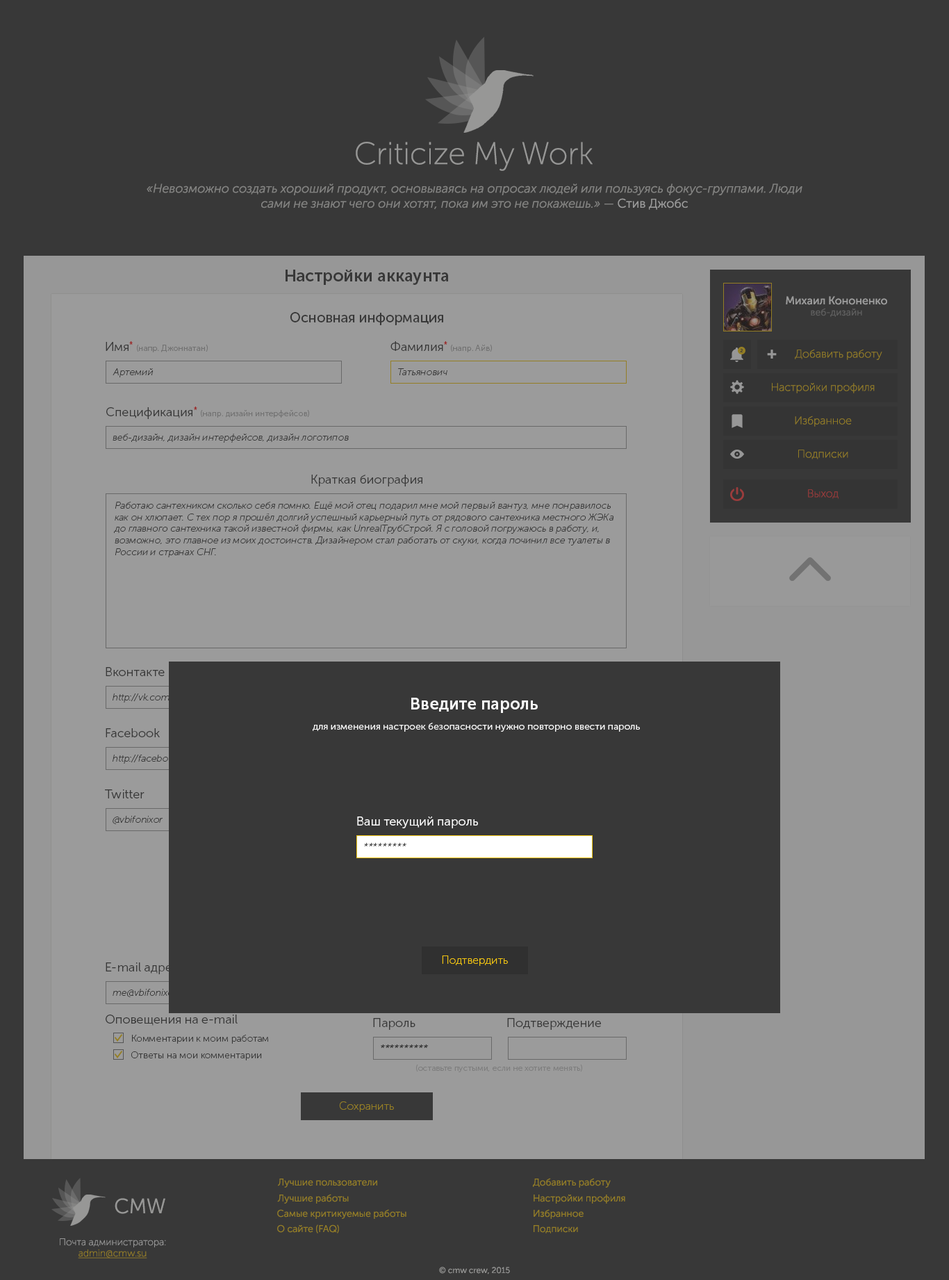
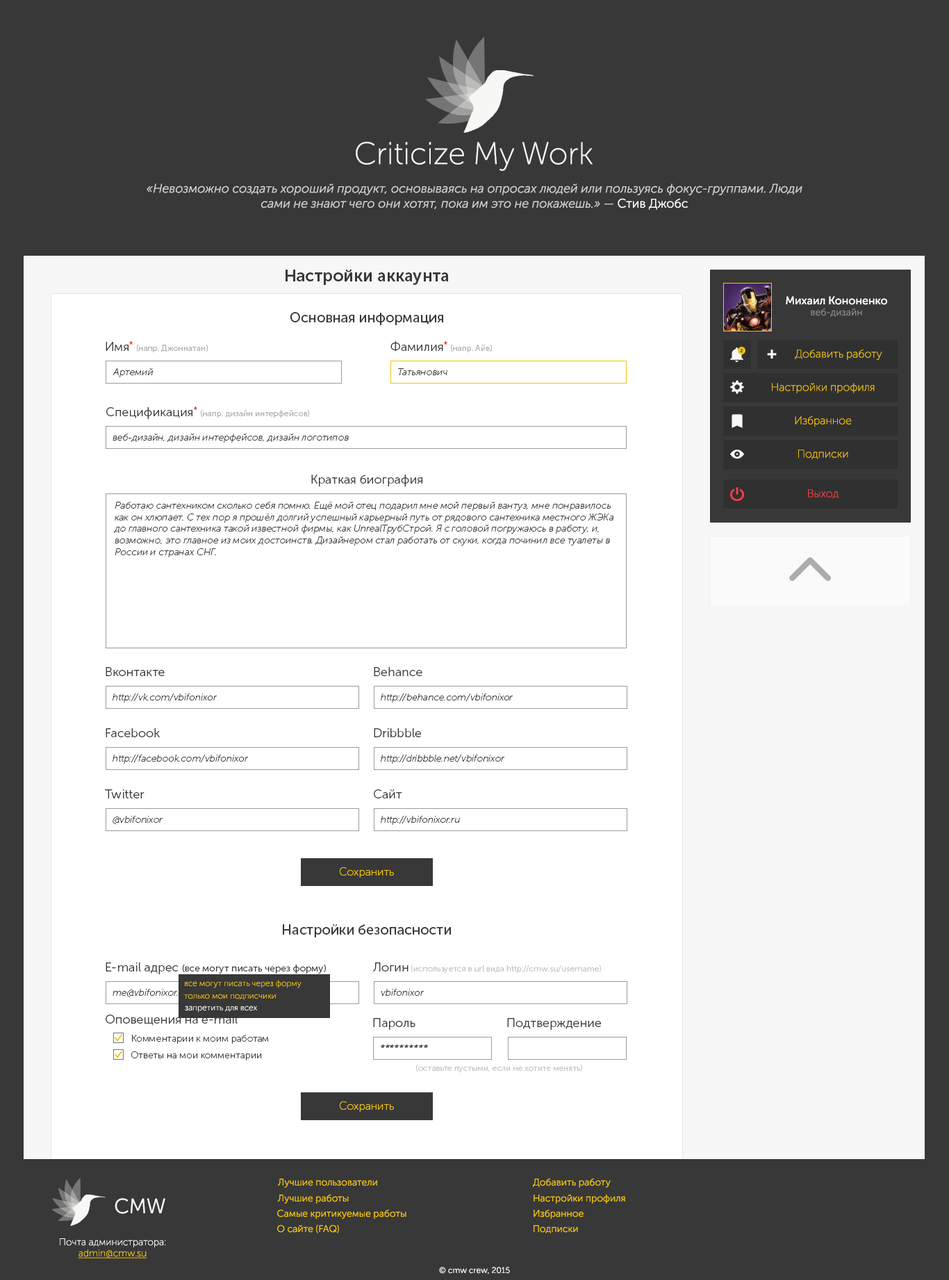
Layer changes from the first 949px x 1280px image to the second:
hid group "modals" (56 layers) over [23, 36, 926, 1275]
hid group "882x504" (13 layers) over [23, 36, 926, 1275]
moved "email" above "Ответы на мои комментарии" over [105, 962, 360, 1019]
hid "E-mail адрес (все могут писать через форму)" (1st of 2, in "wrapper" › "security settings" › "email") over [105, 962, 326, 975]
added group "who open" with 7 layers in group "email" over [105, 962, 331, 1019]
added group "hover" (3rd of 3, in "wrapper" › "security settings" › "email" › "who open") with 1 layers in group "who open" over [184, 1005, 258, 1013]
added layer "запретить для всех" in group "hover" over [184, 1005, 258, 1013]
added layer "только мои подписчики" in group "who open" over [184, 993, 276, 1001]
added layer "все могут писать через форму" in group "who open" over [184, 979, 302, 989]
added layer "Прямоугольник 21 копия" in group "who open" over [178, 979, 331, 1019]
added layer "E-mail адрес (все могут писать через форму)" (2nd of 2, in "wrapper" › "security settings" › "email" › "who open") in group "who open" over [105, 962, 326, 975]
hid "---------------------------------", moved it into group "who open" over [184, 973, 323, 975]
